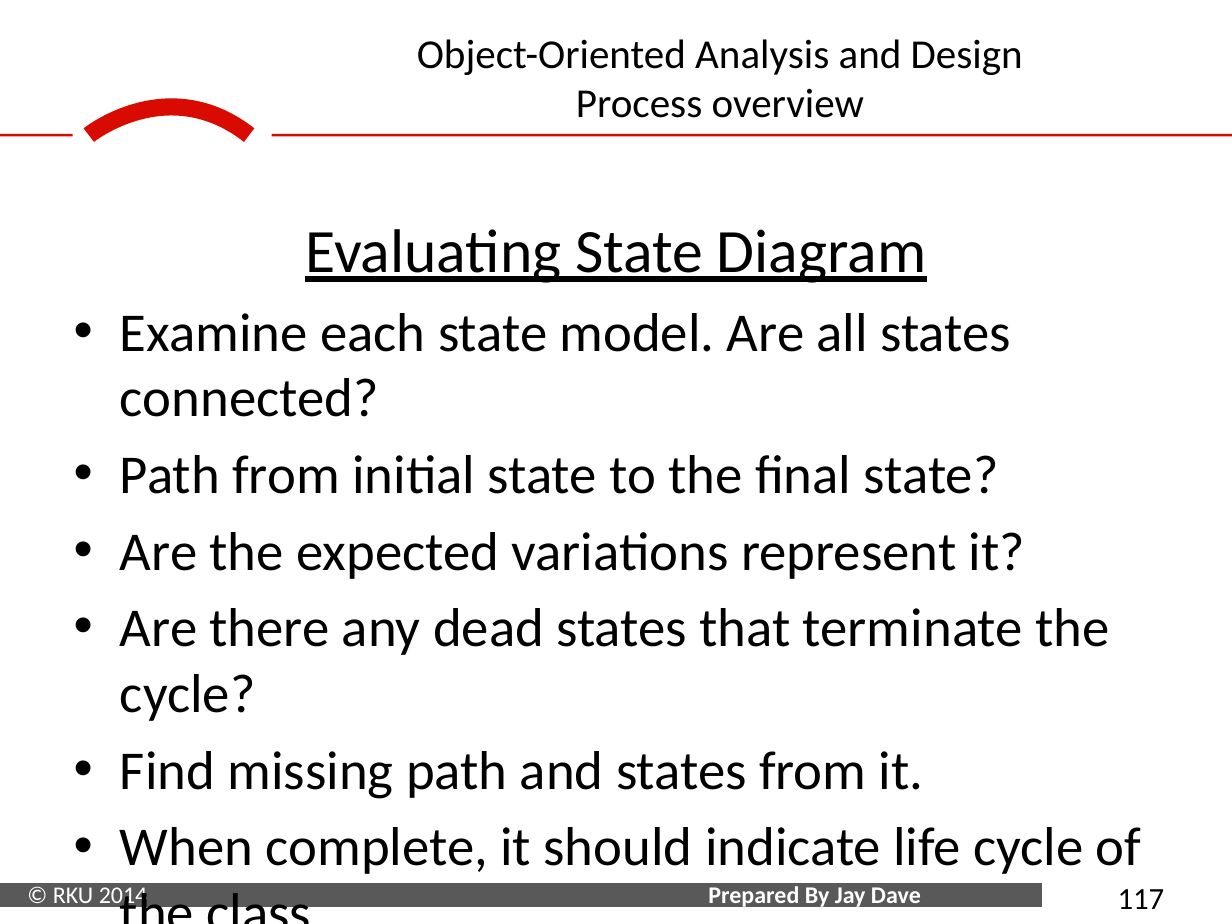
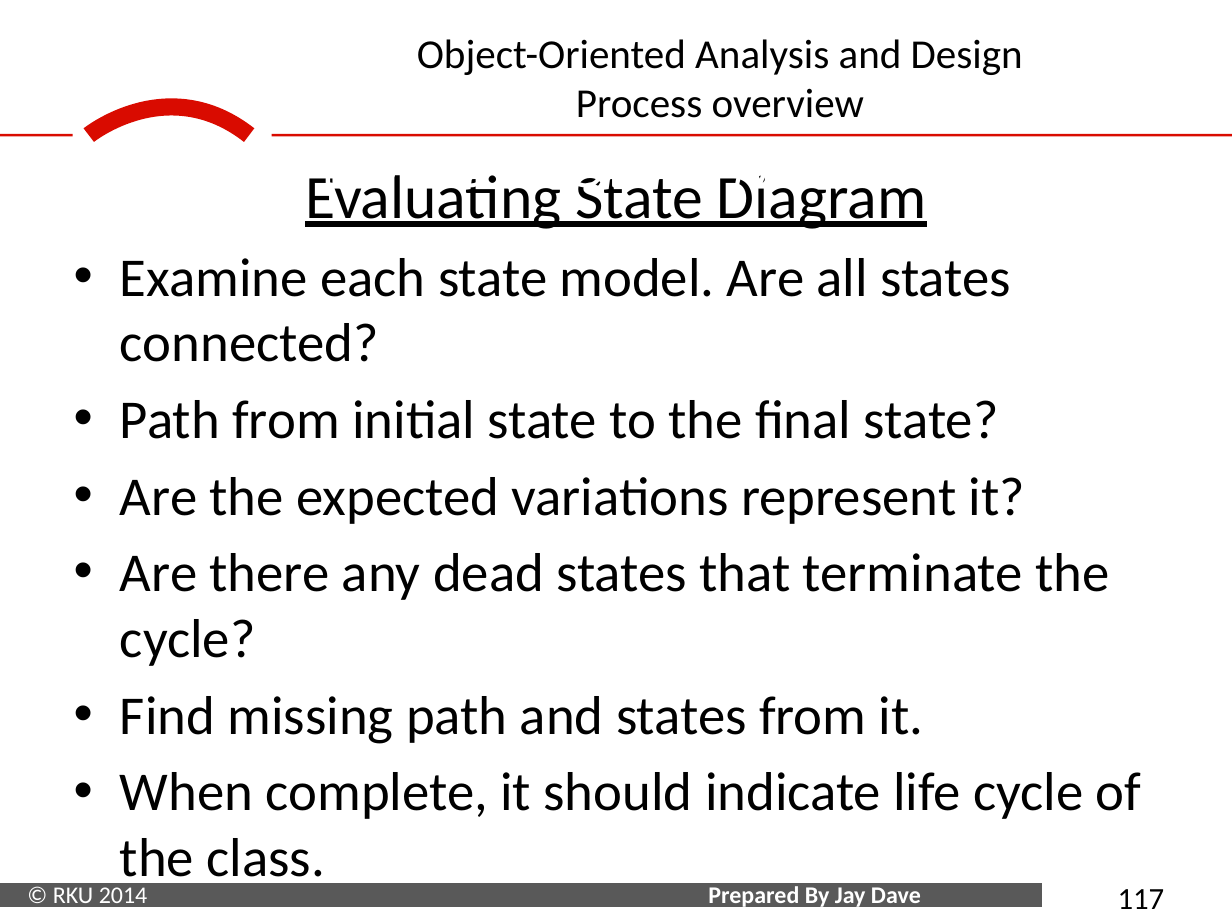
Before and after one commit to aamirdakhani/SEM-5, a slide deck: slide 117 of OOMD/Unit 5/Unit 4 & 5.pptx. Drawn at 1232x924 pixels with LibreOffice and Linux fonts; fonts in the diff are those of the drawing; background and template pictures are left out. Boxes give left, top, right and bottom in pixels: in the first picture for what was removed or moved away, otherwise in the second. Text is boxed around its words. In the diff, an @@ line names an element or a change of style, - is before the commit and + after.

```diff
--- a/OOMD/Unit 5/Unit 4 & 5.pptx
+++ b/OOMD/Unit 5/Unit 4 & 5.pptx
@@ text "Evaluating State Diagram" rewrapped from <box>120,229,1142,874</box> to <box>120,175,1142,890</box> @@
```
Also in this commit, not shown: 7 other slides changed, 4 other files.
